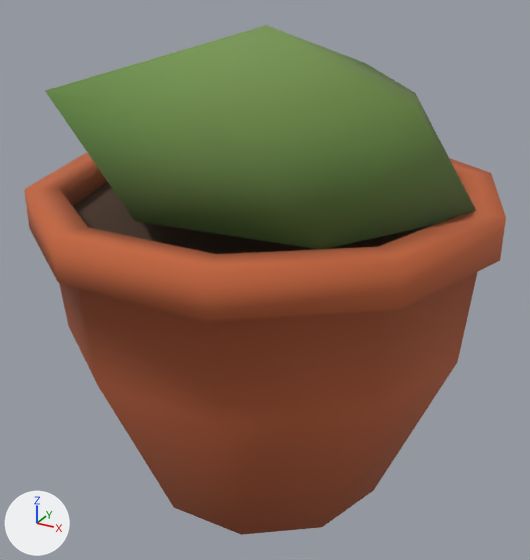
What one commit did to the glTF model games/yorimichi/assets/belmonte/meshes/SM_BM_BP_PotHerb.glb.
One viewpoint serves both versions: a 50 mm lens placed at (0.268, -0.489, 0.42), pointed at (0.001, -0.004, 0.177). Lighting does not change. The marker at lower left points along +X, +Y and +Z. The picture after the commit comes second. Vertices at exactly the same position are counted once.

Names of what the first picture shows: 'SM_BM_BP_PotHerb'.
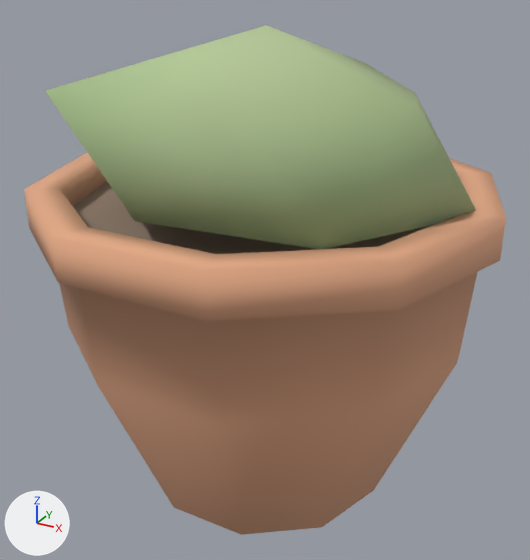
Diff of the bpy script that builds the scene:
```diff
--- a/games/yorimichi/assets/belmonte/meshes/SM_BM_BP_PotHerb.glb.py
+++ b/games/yorimichi/assets/belmonte/meshes/SM_BM_BP_PotHerb.glb.py
@@ me_sm_bp_potherb @@
 me_sm_bp_potherb.from_pydata(...)  # 86 vertices, 156 faces; spans x -0.184..0.184, y -0.175..0.175, z 0.0..0.375
 # used by ob_sm_bm_bp_potherb; location = (0.0, 0.0, 0.0)
+# me_sm_bp_potherb part 1: 99 faces centred in x -0.172..0.172, y -0.175..0.175, z 0.17..0.349 are repainted in the vertex colours; the middle colour goes from orange #ba653d to beige #dea986
+# me_sm_bp_potherb part 2: 27 faces centred in x -0.148..0.148, y -0.15..0.15, z 0.048..0.253 are repainted in the vertex colours; the middle colour goes from brown #4f4429 to yellow #978d70
+# me_sm_bp_potherb part 3: 30 faces centred in x -0.148..0.138, y -0.15..0.15, z 0.048..0.285 are repainted in the vertex colours; the middle colour goes from orange #ba603a to beige #dea583
 me_sm_bp_potherb.materials.append(mat_bm_000_m_vcol_013)
```

What differs and where, as boxes (x1, y1, x2, y2) in the pictures (530 x 560 px):
part 1 of me_sm_bp_potherb, recoloured (lighter)
    both: (24, 25, 506, 426)
part 2 of me_sm_bp_potherb, recoloured
    both: (71, 168, 461, 535)
part 3 of me_sm_bp_potherb, recoloured (lighter)
    both: (59, 111, 476, 534)
